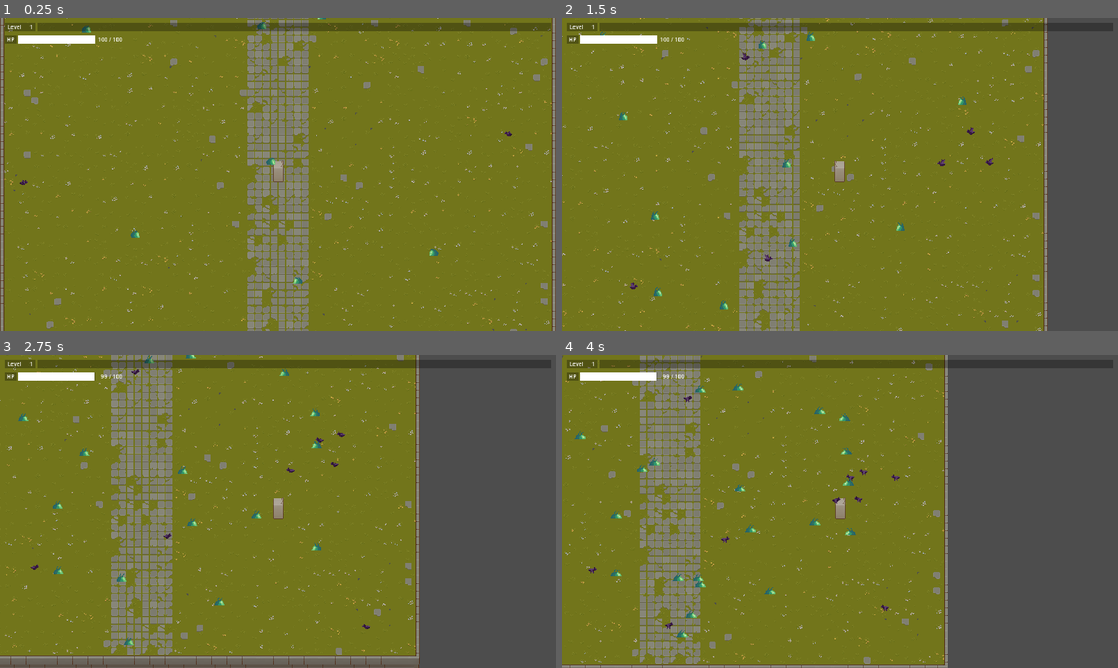
Above: before the commit, frames 1-4 (two rows, left to right).
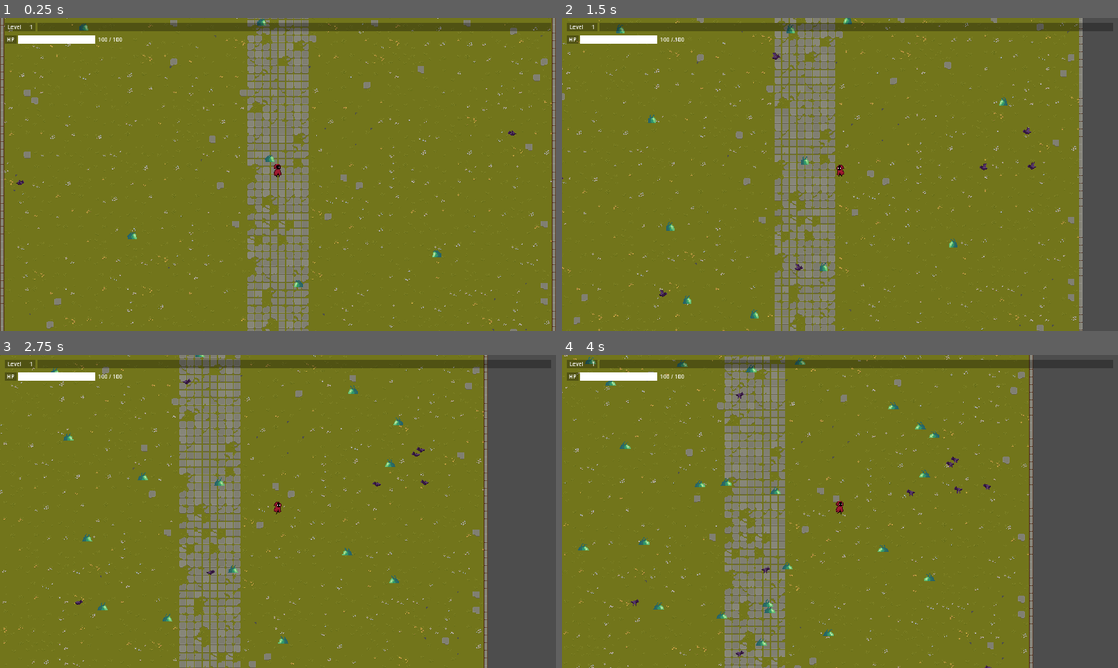
Above: after the commit, the same moments.

Repository: reyhanfarabi/project-survive
Game: Godot game, scene res://scenes/game.tscn
The game is run twice, just before and just after one commit, with the same random seed, the same clock (stepped at 60 frames per second) and the same inputs. The project has no main scene, so this scene is started directly.
Inputs (mouse positions are in pixels of both pictures, inside the frame that each line leads up to):
- Up to frame 1 (0.25 s): no input
- Up to frame 2 (1.5 s): move the mouse to (962, 158) at 0.52 s; hold D (right) 0.53-1.28 s; tap W (top) at 0.6, 1.35 s; move the mouse to (728, 190) at 1.27 s; hold S (down) from 1.28 s (still down)
- Up to frame 3 (2.75 s): move the mouse to (333, 442) at 2.02 s; release S (down) at 2.03 s; hold D (right) from 2.03 s (still down); tap W (top) at 2.1 s
- Up to frame 4 (4 s): move the mouse to (812, 574) at 2.77 s; tap W (top) at 2.85, 3.6 s; move the mouse to (1006, 558) at 3.52 s; release D (right) at 3.53 s; hold A (left) from 3.53 s (still down)

The runs differ from the first frame. In frame 1, 0.4% of the frame differs, in the area x 2-93%, y 0-86%; in frame 2, 21%; in frame 3, 33%; in frame 4, 34%, in the area x 0-85%, y 0-100%.

Commit message:
change player sprite and adjust resources

Diff:
--- a/resources/entity/enemy.tres
+++ b/resources/entity/enemy.tres
@@ -8,6 +8,6 @@
 max_health = 10
 health = 10
 attack_damage = 1
-move_speed = 50
+move_speed = 20
 attack_cooldown = 2
 exp_point = 1
--- a/resources/entity/player.tres
+++ b/resources/entity/player.tres
@@ -7,7 +7,7 @@
 max_health = 100
 health = 100
 attack_damage = 10
-move_speed = 200
+move_speed = 100
 attack_cooldown = 1
 level = 1
 level_base_multiplier = 8
--- a/scenes/player.tscn
+++ b/scenes/player.tscn
@@ -1,9 +1,9 @@
-[gd_scene load_steps=9 format=3 uid="uid://6aw2iknw3gux"]
+[gd_scene load_steps=13 format=3 uid="uid://6aw2iknw3gux"]
 
 [ext_resource type="Script" path="res://scripts/player.gd" id="1_l1yk1"]
-[ext_resource type="Texture2D" uid="uid://8dwwfad7bybr" path="res://assets/texture/TX Player.png" id="1_ymbsv"]
 [ext_resource type="Resource" uid="uid://c2ghf4uta802a" path="res://resources/entity/player.tres" id="2_qj0p0"]
 [ext_resource type="Shader" path="res://shaders/player.gdshader" id="3_1qxah"]
+[ext_resource type="Texture2D" uid="uid://bmqmoixufgv1m" path="res://assets/hooded_protagonist/character_sprite.png" id="4_plceh"]
 
 [sub_resource type="ShaderMaterial" id="ShaderMaterial_m5hxm"]
 shader = ExtResource("3_1qxah")
@@ -17,6 +17,171 @@
 
 [sub_resource type="RectangleShape2D" id="RectangleShape2D_mhitv"]
 size = Vector2(20, 44)
+
+[sub_resource type="Animation" id="Animation_03kl3"]
+resource_name = "idle"
+length = 0.8
+loop_mode = 1
+step = 0.05
+tracks/0/type = "value"
+tracks/0/imported = false
+tracks/0/enabled = true
+tracks/0/path = NodePath("Sprite2D:texture")
+tracks/0/interp = 1
+tracks/0/loop_wrap = true
+tracks/0/keys = {
+"times": PackedFloat32Array(0),
+"transitions": PackedFloat32Array(1),
+"update": 1,
+"values": [ExtResource("4_plceh")]
+}
+tracks/1/type = "value"
+tracks/1/imported = false
+tracks/1/enabled = true
+tracks/1/path = NodePath("Sprite2D:hframes")
+tracks/1/interp = 1
+tracks/1/loop_wrap = true
+tracks/1/keys = {
+"times": PackedFloat32Array(0),
+"transitions": PackedFloat32Array(1),
+"update": 1,
+"values": [8]
+}
+tracks/2/type = "value"
+tracks/2/imported = false
+tracks/2/enabled = true
+tracks/2/path = NodePath("Sprite2D:vframes")
+tracks/2/interp = 1
+tracks/2/loop_wrap = true
+tracks/2/keys = {
+"times": PackedFloat32Array(0),
+"transitions": PackedFloat32Array(1),
+"update": 1,
+"values": [9]
+}
+tracks/3/type = "value"
+tracks/3/imported = false
+tracks/3/enabled = true
+tracks/3/path = NodePath("Sprite2D:frame")
+tracks/3/interp = 1
+tracks/3/loop_wrap = true
+tracks/3/keys = {
+"times": PackedFloat32Array(0, 0.4),
+"transitions": PackedFloat32Array(1, 1),
+"update": 1,
+"values": [0, 1]
+}
+
+[sub_resource type="Animation" id="Animation_5o7e5"]
+length = 0.001
+tracks/0/type = "value"
+tracks/0/imported = false
+tracks/0/enabled = true
+tracks/0/path = NodePath("Sprite2D:texture")
+tracks/0/interp = 1
+tracks/0/loop_wrap = true
+tracks/0/keys = {
+"times": PackedFloat32Array(0),
+"transitions": PackedFloat32Array(1),
+"update": 1,
+"values": [ExtResource("4_plceh")]
+}
+tracks/1/type = "value"
+tracks/1/imported = false
+tracks/1/enabled = true
+tracks/1/path = NodePath("Sprite2D:hframes")
+tracks/1/interp = 1
+tracks/1/loop_wrap = true
+tracks/1/keys = {
+"times": PackedFloat32Array(0),
+"transitions": PackedFloat32Array(1),
+"update": 1,
+"values": [8]
+}
+tracks/2/type = "value"
+tracks/2/imported = false
+tracks/2/enabled = true
+tracks/2/path = NodePath("Sprite2D:vframes")
+tracks/2/interp = 1
+tracks/2/loop_wrap = true
+tracks/2/keys = {
+"times": PackedFloat32Array(0),
+"transitions": PackedFloat32Array(1),
+"update": 1,
+"values": [9]
+}
+tracks/3/type = "value"
+tracks/3/imported = false
+tracks/3/enabled = true
+tracks/3/path = NodePath("Sprite2D:frame")
+tracks/3/interp = 1
+tracks/3/loop_wrap = true
+tracks/3/keys = {
+"times": PackedFloat32Array(0),
+"transitions": PackedFloat32Array(1),
+"update": 1,
+"values": [0]
+}
+
+[sub_resource type="Animation" id="Animation_wflf6"]
+resource_name = "walking"
+length = 0.8
+loop_mode = 1
+tracks/0/type = "value"
+tracks/0/imported = false
+tracks/0/enabled = true
+tracks/0/path = NodePath("Sprite2D:texture")
+tracks/0/interp = 1
+tracks/0/loop_wrap = true
+tracks/0/keys = {
+"times": PackedFloat32Array(0),
+"transitions": PackedFloat32Array(1),
+"update": 1,
+"values": [ExtResource("4_plceh")]
+}
+tracks/1/type = "value"
+tracks/1/imported = false
+tracks/1/enabled = true
+tracks/1/path = NodePath("Sprite2D:hframes")
+tracks/1/interp = 1
+tracks/1/loop_wrap = true
+tracks/1/keys = {
+"times": PackedFloat32Array(0),
+"transitions": PackedFloat32Array(1),
+"update": 1,
+"values": [8]
+}
+tracks/2/type = "value"
+tracks/2/imported = false
+tracks/2/enabled = true
+tracks/2/path = NodePath("Sprite2D:vframes")
+tracks/2/interp = 1
+tracks/2/loop_wrap = true
+tracks/2/keys = {
+"times": PackedFloat32Array(0),
+"transitions": PackedFloat32Array(1),
+"update": 1,
+"values": [9]
+}
+tracks/3/type = "value"
+tracks/3/imported = false
+tracks/3/enabled = true
+tracks/3/path = NodePath("Sprite2D:frame")
+tracks/3/interp = 1
+tracks/3/loop_wrap = true
+tracks/3/keys = {
+"times": PackedFloat32Array(0, 0.1, 0.2, 0.3, 0.4, 0.5, 0.6, 0.7),
+"transitions": PackedFloat32Array(1, 1, 1, 1, 1, 1, 1, 1),
+"update": 1,
+"values": [25, 26, 27, 28, 29, 30, 31, 24]
+}
+
+[sub_resource type="AnimationLibrary" id="AnimationLibrary_100jl"]
+_data = {
+"RESET": SubResource("Animation_5o7e5"),
+"idle": SubResource("Animation_03kl3"),
+"walking": SubResource("Animation_wflf6")
+}
 
 [node name="Player" type="CharacterBody2D" groups=["player"]]
 collision_layer = 14
@@ -26,9 +191,9 @@
 [node name="Sprite2D" type="Sprite2D" parent="."]
 material = SubResource("ShaderMaterial_m5hxm")
 position = Vector2(0, -10)
-texture = ExtResource("1_ymbsv")
-hframes = 4
-vframes = 2
+texture = ExtResource("4_plceh")
+hframes = 8
+vframes = 9
 
 [node name="CollisionShape2D" type="CollisionShape2D" parent="."]
 position = Vector2(0.5, 8)
@@ -60,4 +225,10 @@
 
 [node name="PlayerCamera2D" type="Camera2D" parent="."]
 
+[node name="AnimationPlayer" type="AnimationPlayer" parent="."]
+autoplay = "idle"
+libraries = {
+"": SubResource("AnimationLibrary_100jl")
+}
+
 [connection signal="timeout" from="AttackTimer" to="." method="_on_attack_timer_timeout"]
--- a/scripts/player.gd
+++ b/scripts/player.gd
@@ -30,6 +30,13 @@
 
 
 func _handle_movement(input):
+	# animation
+	if input != Vector2.ZERO:
+		$AnimationPlayer.play("walking")
+	else:
+		$AnimationPlayer.play("idle")
+
+	# logic
 	velocity = _resource.move_speed * input
 	move_and_slide()
 
@@ -37,13 +44,11 @@
 func _handle_facing(input):
 	# handle horizontal facing
 	if input.x > 0:
-		$Sprite2D.frame = 2
-		get_node("Sprite2D").set_flip_h(true)
+		get_node("Sprite2D").set_flip_h(false)
 		$AttackHitbox.scale = Vector2(-1, 1)
 
 	elif input.x < 0:
-		$Sprite2D.frame = 2
-		get_node("Sprite2D").set_flip_h(false)
+		get_node("Sprite2D").set_flip_h(true)
 		$AttackHitbox.scale = Vector2(1, 1)
 
 
--- a/scripts/resources/resource_player.gd
+++ b/scripts/resources/resource_player.gd
@@ -6,7 +6,7 @@
 @export var max_health: int
 @export var health: int
 @export var attack_damage: int
-@export var move_speed: int = 200
+@export var move_speed: int = 100
 @export var attack_cooldown: int = 1
 
 # level data
Binary file added: assets/hooded_protagonist/character_sprite.png
Not shown, added: assets/hooded_protagonist/character_sprite.png.import
